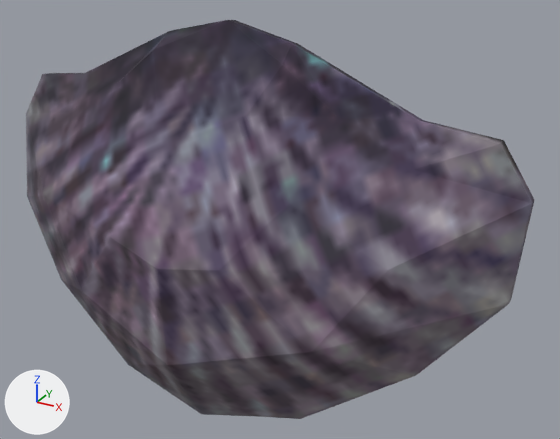
What one commit did to the OBJ model sceneobjs/huodong_fuben_417/huodong_fuben_417_zhiwu01_06.obj.
One viewpoint serves both versions: a 50 mm lens placed at (18.2, -30.0, 14.7), pointed at (2.7, -1.8, 0.6). Lighting does not change. The marker at lower left points along +X, +Y and +Z. Where no turn or scale is listed for an object, it has been applied to the vertices.

The first picture shows 'huodong_fuben_417_zhiwu01_06'.
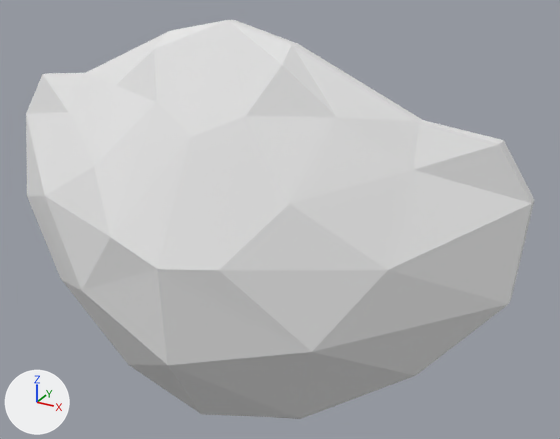
Location of each change, (x1, y1, x2, y2) in pixels of the pictures (560 x 439 px):
'huodong_fuben_417_zhiwu01_06', recoloured
    both: (26, 20, 534, 419)

The change, as a list of edits to the scene's bpy script:
```text
Add mat_material_1_1:
    mat_material_1_1 = principled_material('material_1')
    mat_material_1_1.base_color = (0.8, 0.8, 0.8)  # white #e7e7e7
    mat_material_1_1.roughness = 1.0
Change me_huodong_fuben_417_zhiwu01_06:
    where me_huodong_fuben_417_zhiwu01_06.from_pydata(...)  # 66 vertices, 128 faces; spans x -13.2..13.2, y -7.5..0.5, z -9.3..9.3
    remove me_huodong_fuben_417_zhiwu01_06.materials.append(mat_material_1)  # picture img_huodong_fuben_417_zhiwu01_01_png
    add me_huodong_fuben_417_zhiwu01_06.materials.append(mat_material_1_1)  # white #e7e7e7
```
